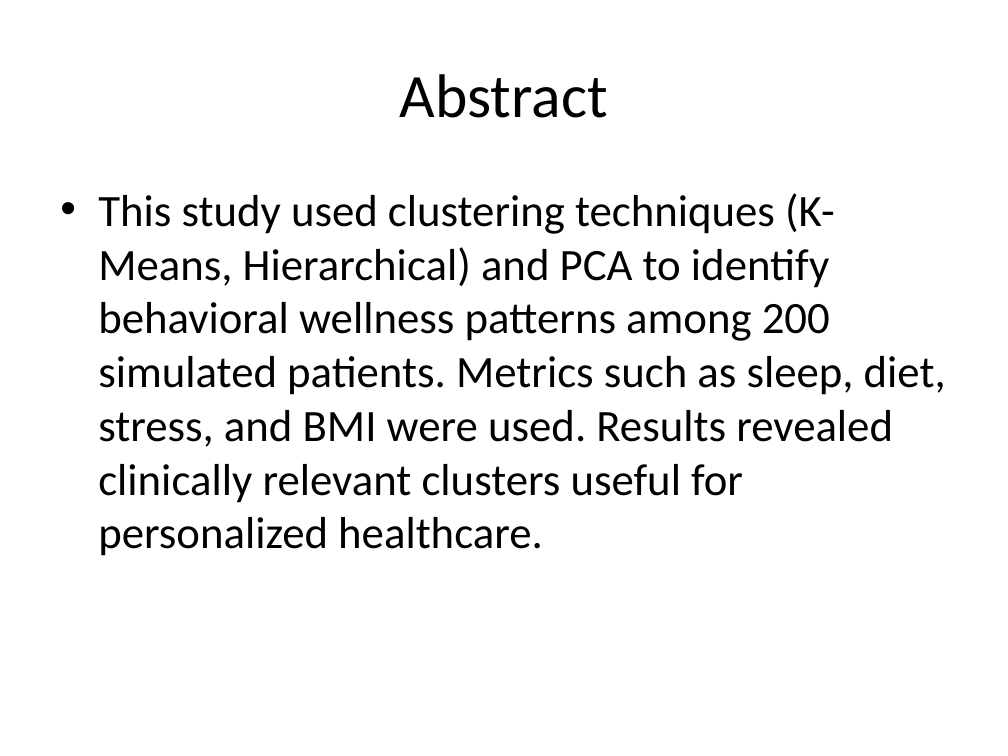
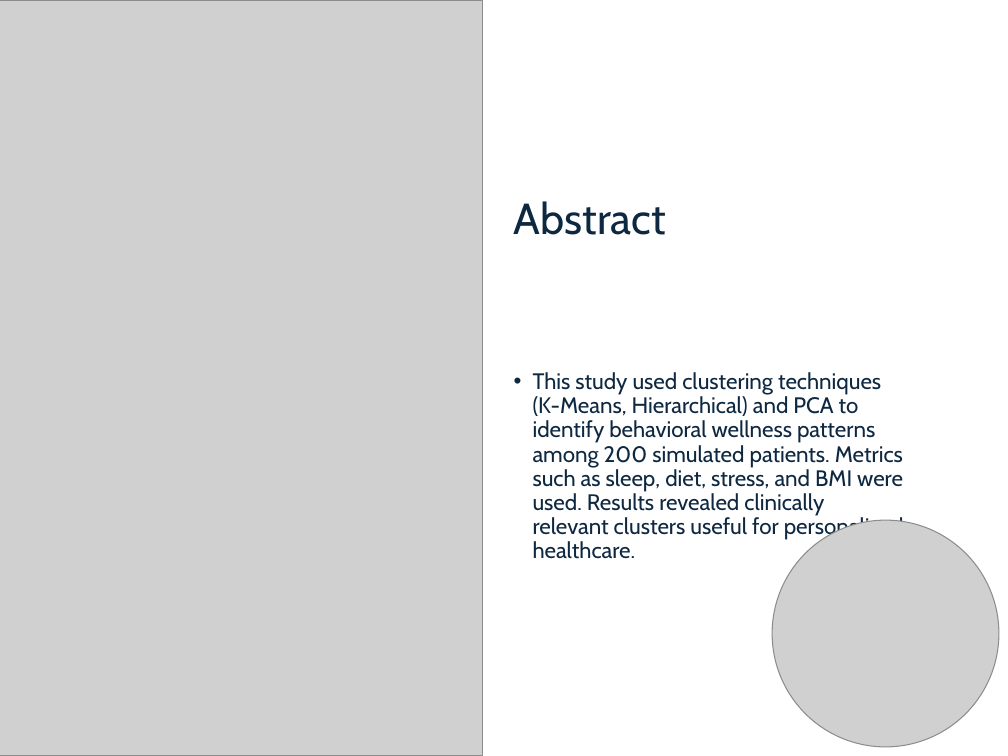
Before and after one commit to Rageshmenon9388/rag, a slide deck: slide 2 of Health_Behavior_Clustering_Presentation.pptx. Drawn at 1008x756 pixels with LibreOffice and Linux fonts; fonts in the diff are those of the drawing; grey boxes stand for pictures. Boxes give left, top, right and bottom in pixels: in the first picture for what was removed or moved away, otherwise in the second. Text is boxed around its words. In the diff, an @@ line names an element or a change of style, - is before the commit and + after.

```diff
--- a/Health_Behavior_Clustering_Presentation.pptx
+++ b/Health_Behavior_Clustering_Presentation.pptx
@@ picture added at [0,0,483,755] @@
@@ title "Abstract": place and size @@
-title "Abstract" at [400,74,608,118]
+title "Abstract" at [514,201,666,235]
@@ title "Abstract" at [514,201,666,235]: size 44 to 31 pt, font Calibri to Cabin, text colour #000000 to #0E2841; alignment centre to left; line spacing 1 to 0.9; vertical alignment middle to bottom @@
@@ text "This study used clustering techniques ...": place and size @@
-text "This study used clustering techniques ..." at [98,193,946,556]
+text "This study used clustering techniques ..." at [533,372,904,559]
@@ text "This study used clustering techniques ..." at [533,372,904,559]: size 32 to 16 pt, font Calibri to Cabin, text colour #000000 to #0E2841; indent changed; line spacing 1 to 0.9; more space between paragraphs; vertical alignment top to middle @@
@@ picture added at [772,520,999,747] @@
```
Also in this commit, not shown: 10 other slides changed.
